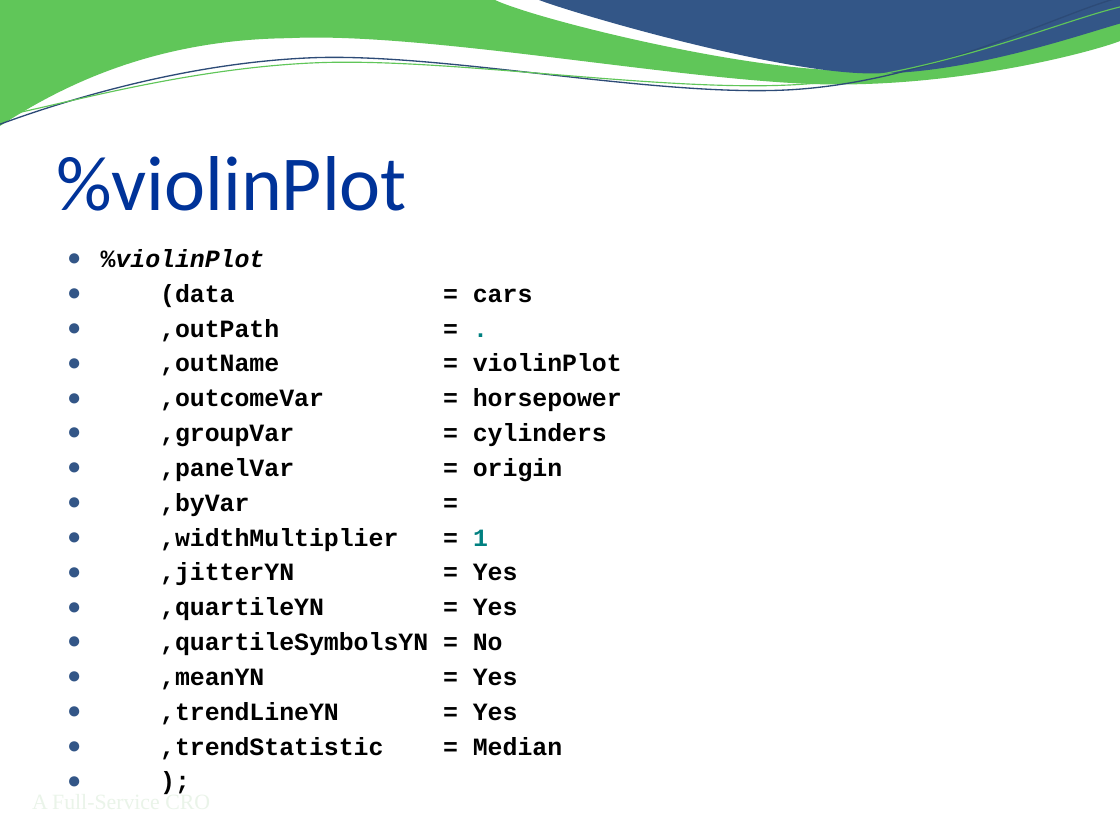
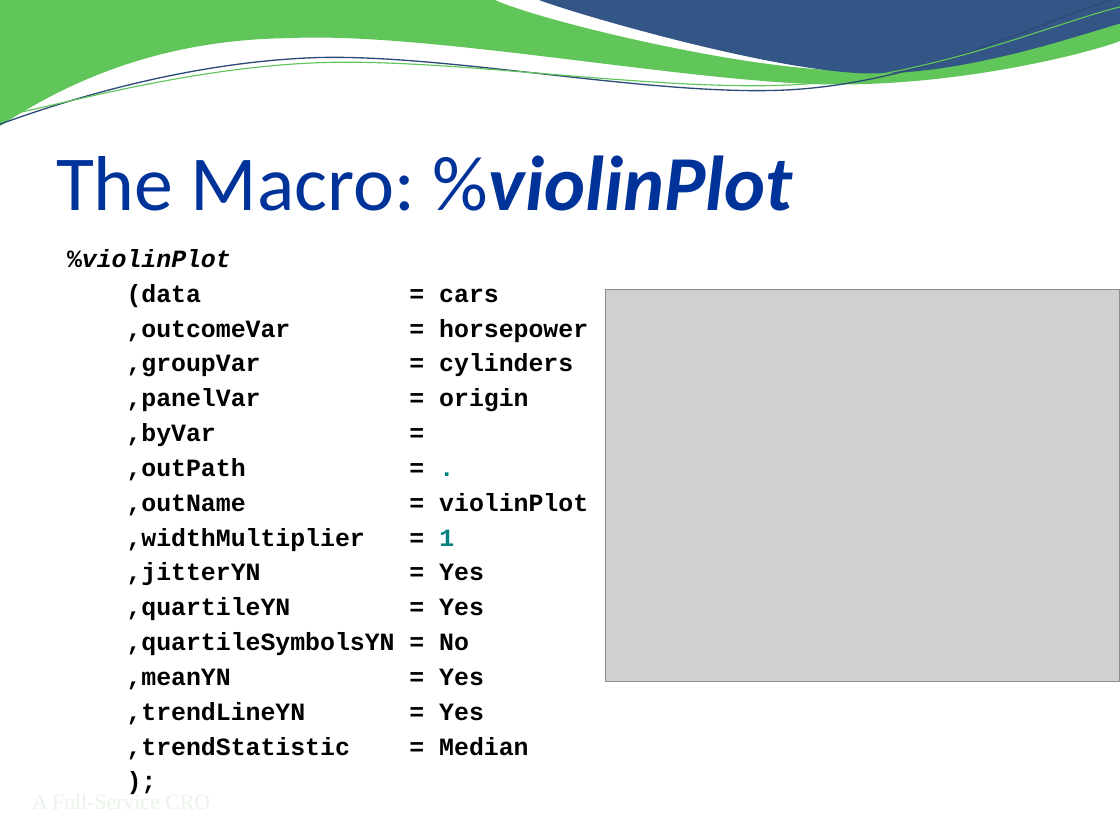
Before and after one commit to RhoInc/sas-violinPlot, a slide deck: slide 19 of doc/Presentation.pptx. Drawn at 1120x840 pixels with LibreOffice and Linux fonts; fonts in the diff are those of the drawing; grey boxes stand for pictures; background and template pictures are left out. Boxes give left, top, right and bottom in pixels: in the first picture for what was removed or moved away, otherwise in the second. Text is boxed around its words. In the diff, an @@ line names an element or a change of style, - is before the commit and + after.

```diff
--- a/doc/Presentation.pptx
+++ b/doc/Presentation.pptx
@@ title at box(56, 155, 793, 211): text changed @@
-%violinPlot
+The Macro: %violinPlot
@@ text at box(67, 249, 588, 760): bullet ● to none @@
@@ picture added at box(606, 289, 1120, 681) @@
@@ text at box(160, 319, 622, 376): paragraphs removed @@
-● ,outPath = .
-● ,outName = violinPlot
@@ text at box(127, 458, 588, 516): paragraphs added @@
+,outPath = .
+,outName = violinPlot
```
Also in this commit, not shown: 12 other slides changed, 3 slides added, 2 slides removed.
